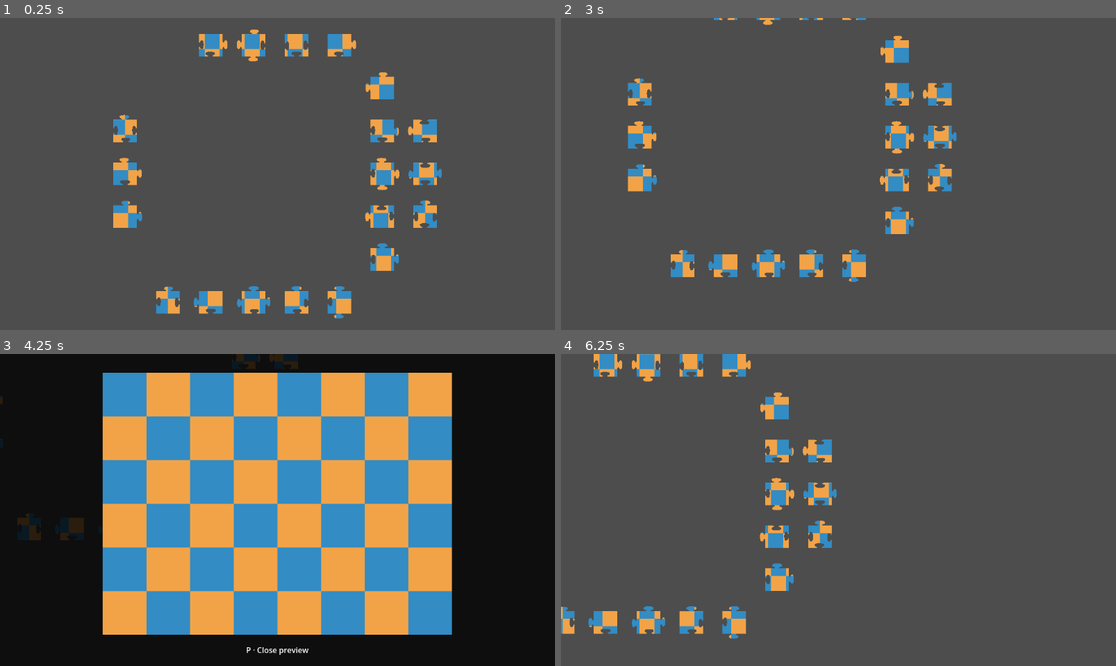
Above: before the commit, frames 1-4 (two rows, left to right).
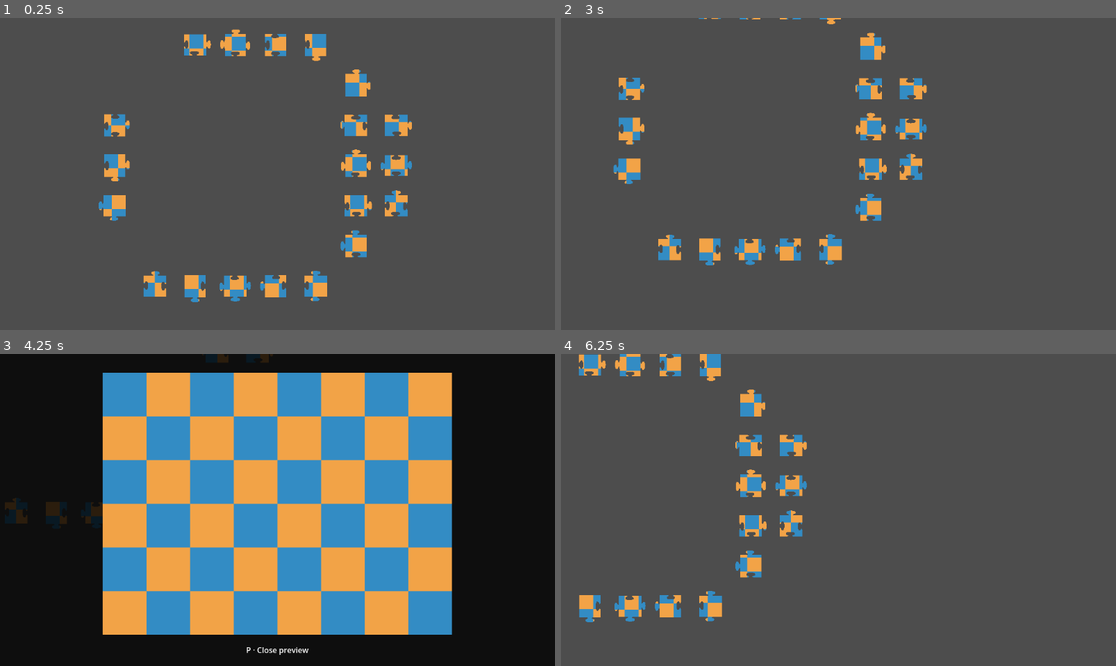
Above: after the commit, the same moments.

Repository: sempitern0/JigsawG
Game: Godot game, scene res://examples/puzzle_lab.tscn
Same seed, same stepped clock (60 frames per second), same inputs: the game is played once before the commit and once after it.
Inputs (mouse positions are in pixels of both pictures, inside the frame that each line leads up to):
- Up to frame 1 (0.25 s): no input
- Up to frame 2 (3 s): tap Enter at 0.5, 2 s; move the mouse to (960, 158) at 0.52 s; tap P at 0.6, 2.1 s; click (960, 158) at 0.67 s; tap Space at 1.25, 2.75 s; drag from (727, 189) to (810, 236) at 1.27 s; move the mouse to (894, 105) at 2.02 s; click (894, 105) at 2.17 s; drag from (810, 236) to (672, 127) at 2.77 s
- Up to frame 3 (4.25 s): tap Enter at 3.5 s; move the mouse to (444, 556) at 3.52 s; tap P at 3.6 s; click (444, 556) at 3.67 s
- Up to frame 4 (6.25 s): tap Space at 4.25 s; drag from (672, 463) to (755, 432) at 4.27 s; move the mouse to (866, 510) at 5.02 s; tap P at 5.1 s; click (866, 510) at 5.17 s; drag from (755, 432) to (727, 525) at 5.77 s

The runs differ from the first frame. In frame 1, 11% of the frame differs, in the area x 17-80%, y 3-97%; in frame 2, 8.9%; in frame 3, 0.8%; in frame 4, 9.0%.

Commit message:
refactor(example): use one JigsawPuzzleConfig instead of deprecated board exports

Diff:
--- a/examples/puzzle_lab.tscn
+++ b/examples/puzzle_lab.tscn
@@ -1,7 +1,7 @@
 [gd_scene format=3 uid="uid://l4glowfkua03"]
 
 [ext_resource type="Script" uid="uid://dg252a3yj7sqv" path="res://addons/jigsawg/src/jigsaw_board.gd" id="1"]
-[ext_resource type="Texture2D" uid="uid://6utvaa7cbx0m" path="res://examples/images/wallpaperflare.com_wallpaper.jpg" id="2_cukyi"]
+[ext_resource type="Resource" path="res://examples/configs/standard_puzzle.tres" id="2_config"]
 
 [node name="PuzzleLab" type="Node2D" unique_id=1238527851]
 
@@ -9,9 +9,4 @@
 
 [node name="JigsawBoard" type="Node2D" parent="." unique_id=659092595]
 script = ExtResource("1")
-puzzle_texture = ExtResource("2_cukyi")
-columns = 10
-rows = 8
-shuffle_mode = 2
-show_ghost_board = true
-connect_animation_duration = 0.31
+puzzle_config = ExtResource("2_config")
